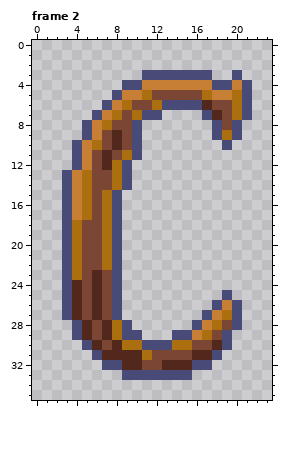
File history of a pixel-art file, games/Phaser-Snake-Game/public/assets/sprites/ranksSpriteSheet.aseprite. The picture above was drawn from the file before the commit.
24x36 pixels, 6 frames. Shown: frame 2.
And afterwards:
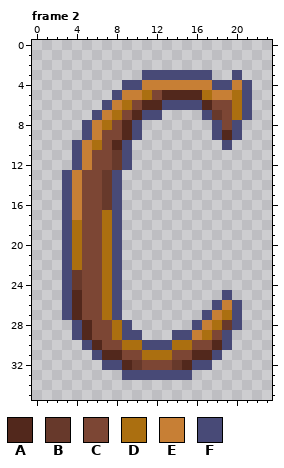
Palette (. is transparent): A #52281c  B #67392b  C #7c4634  D #ab6f10  E #c77f35  F #484a77
The edit:
Changed rows in their new state; - is an unchanged pixel.
Frame 2, layer "Flattened":
first column x 5:
 5 --------AAAA---
 6 ------AA-------
 7 -----A-------B-
 8 ----A----------
 9 ---CA---------A
10 ----F.---------
11 --CBF.---------
12 --CB-----------
13 C-BF.----------
14 C-BF.----------
15 C-B------------
16 C-B------------
17 C--------------
first column x 4:
23 B-CD------------
24 B-CD------------
25 --CD------------
26 --CD------------
27 --CD------------
28 ---C-----------B
29 ---C------------
30 ----C-----------
31 -----CC-DD------
32 ------B--CB-----
